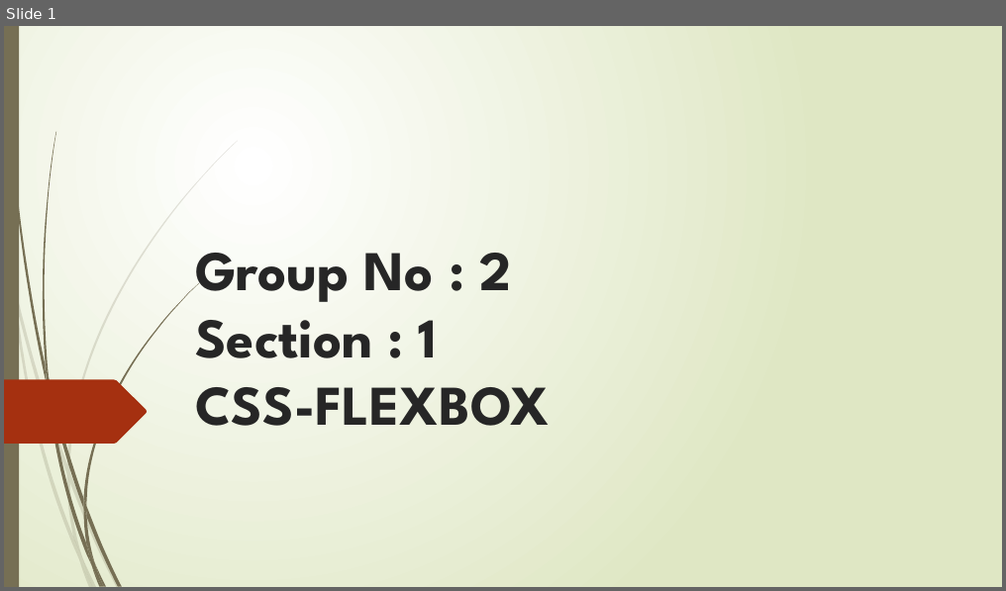
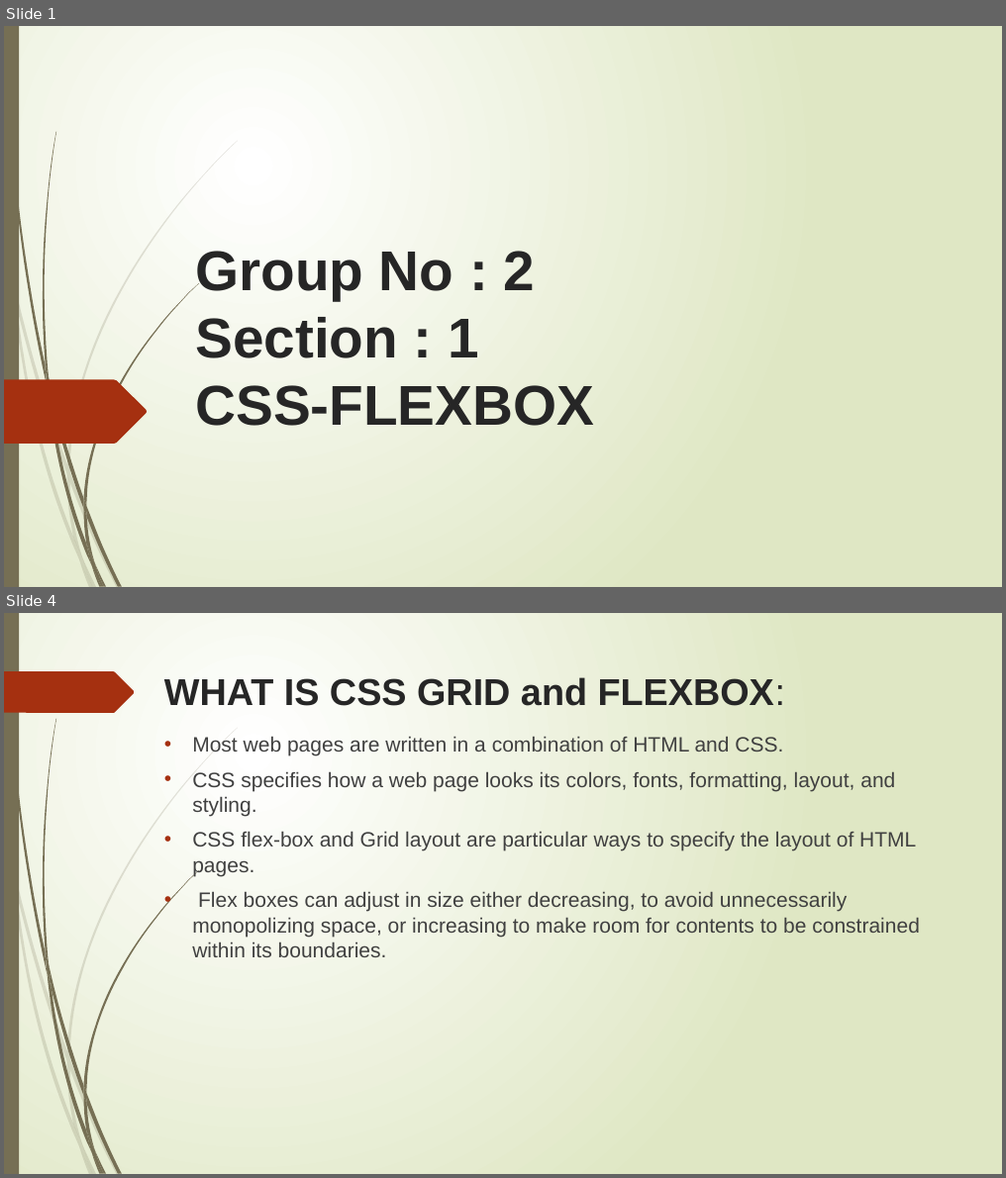
Before and after one commit to Rithima-Reddy/CSS-FLEXBOX, a slide deck: Group No.pptx. Shown one above the other, each under a label of ours: slide 1 before the commit, slides 1 and 4 after it; the slides between them are not shown. The pictures are 1006x591 and 1006x1178 pixels, drawn with LibreOffice and Linux fonts; fonts in the diff are those of the drawing. Boxes give left, top, right and bottom in pixels: in the first picture for what was removed or moved away, otherwise in the second. Text is boxed around its words. In the diff, an @@ line names an element or a change of style, - is before the commit and + after.

Commit message:
Added the contents in ppt

```diff
--- a/Group No.pptx
+++ b/Group No.pptx
@@ slide 4 added at (4, 613, 1002, 1174), background gradient #FFFFFF to #DFE8C4; not listed: 23 template elements that a slide beside it also shows @@
@@ freeform shape added at (4, 671, 135, 713), fill #A53010 @@
@@ title added at (164, 677, 786, 706), 36 pt, text #262626, bold @@
+WHAT IS CSS GRID and FLEXBOX:
@@ text added at (192, 736, 920, 958), 20 pt, text #404040 @@
+• Most web pages are written in a combination of HTML and CSS.
+• CSS specifies how a web page looks its colors, fonts, formatting, layout, and styling.
+• CSS flex-box and Grid layout are particular ways to specify the layout of HTML pages.
+• Flex boxes can adjust in size either decreasing, to avoid unnecessarily monopolizing space, or increasing to make room for contents to be constrained within its boundaries.
@@ slide 1 changed as well @@
@@ title "Group No : 2 Section ..." at (195, 251, 594, 426): font League Spartan to Arial @@
```
Also in this commit, not shown: 1 other slide changed, 6 other slides added, 3 slides removed.
